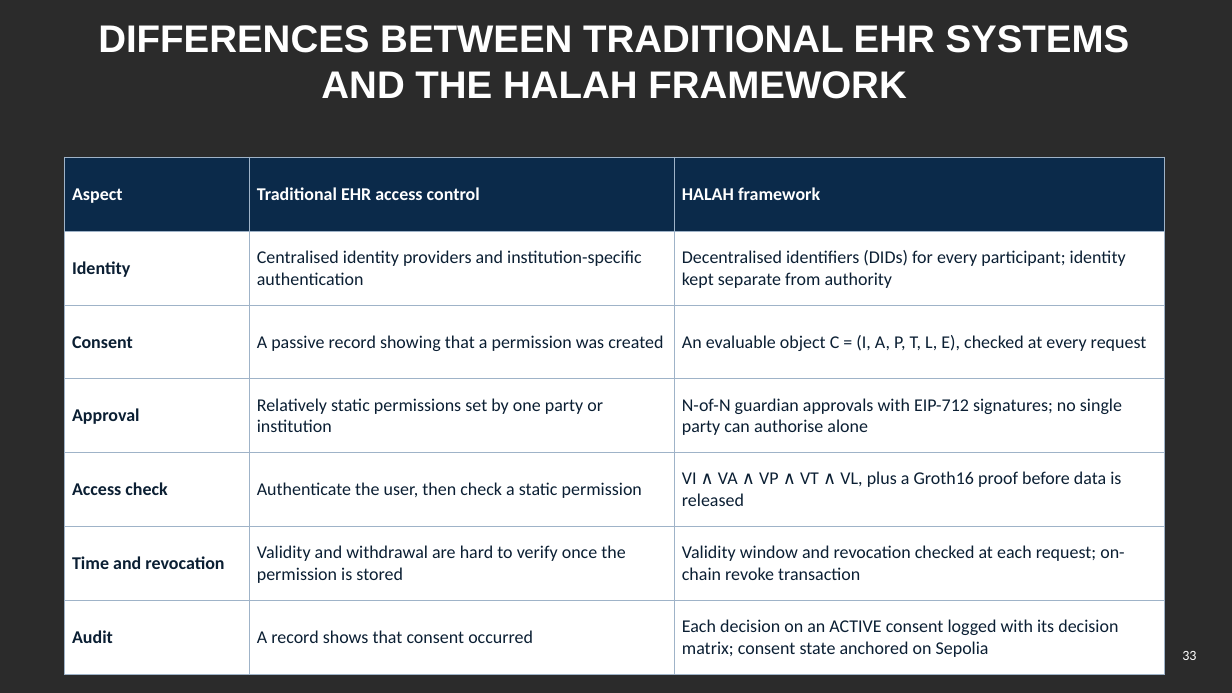
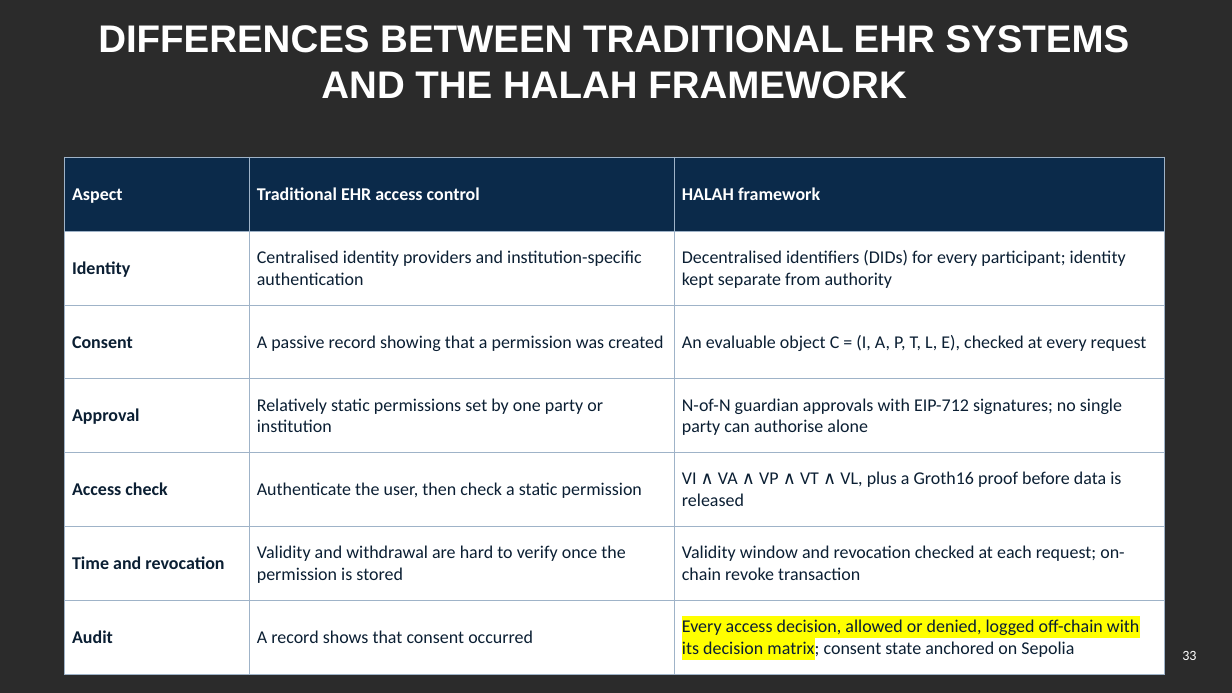
Before and after one commit to yasir12345678900/HealthRWA-Sepolia-Personal-try, a slide deck: slide 33 of docs/Yasir_CA2_Reassessment_Slides_YELLOW_changes.pptx. Drawn at 1232x693 pixels with LibreOffice and Linux fonts; fonts in the diff are those of the drawing; background and template pictures are left out; a plain dark background stands for a picture behind light text. Boxes give left, top, right and bottom in pixels: in the first picture for what was removed or moved away, otherwise in the second. Text is boxed around its words. In the diff, an @@ line names an element or a change of style, - is before the commit and + after.

```diff
--- a/docs/Yasir_CA2_Reassessment_Slides_YELLOW_changes.pptx
+++ b/docs/Yasir_CA2_Reassessment_Slides_YELLOW_changes.pptx
@@ table at [65, 157, 1165, 664] @@
-row 7, column 3: Each decision on an ACTIVE consent logged with its decision matrix; consent state anchored on Sepolia
+row 7, column 3: Every access decision, allowed or denied, logged off-chain with its decision matrix; consent state anchored on Sepolia
```
Also in this commit, not shown: 4 other slides changed, 3 other files.
